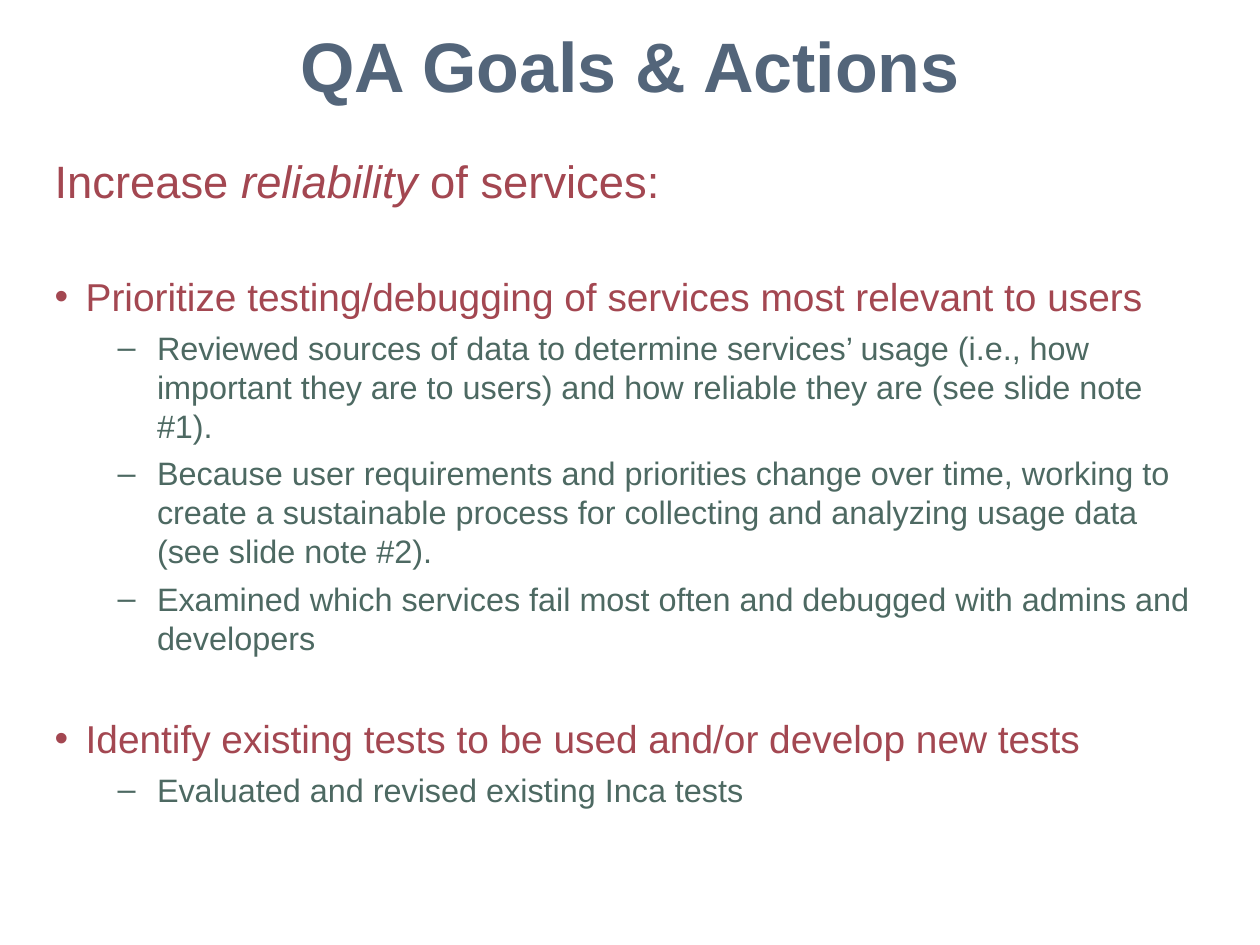
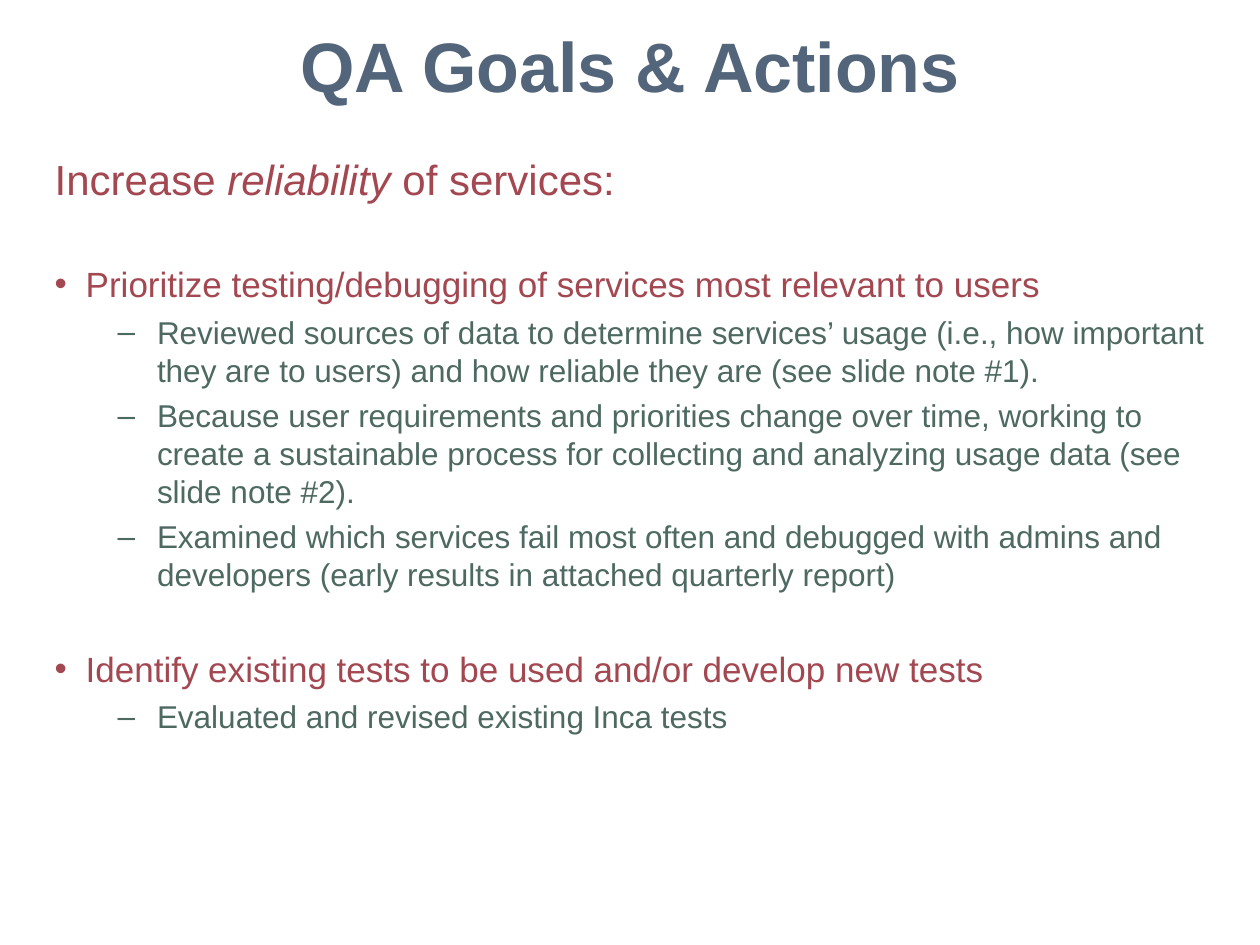
Before and after one commit to IncaProject/inca-xsede, a slide deck: slide 2 of xsede/mgmt/2010/Qa-wg-apr10.ppt (slide 3 before the commit). Drawn at 1260x945 pixels with LibreOffice and Linux fonts; fonts in the diff are those of the drawing; background and template pictures are left out. Boxes give left, top, right and bottom in pixels: in the first picture for what was removed or moved away, otherwise in the second. Text is boxed around its words. In the diff, an @@ line names an element or a change of style, - is before the commit and + after.

Commit message:
Expanded slide 1 and switched slides 2 and 3.  Made more sense to me to talk about first improving reliability and then improving availablity.  I think we should attach our quarterly report too -- I think he should be able to say what types of quality improvements we've made and I think that's well described in the report.  Let me know what you think.

```diff
--- a/xsede/mgmt/2010/Qa-wg-apr10.ppt
+++ b/xsede/mgmt/2010/Qa-wg-apr10.ppt
@@ text at [55,164,1204,734]: size 25.9 to 24 pt in "Increase reliability of services:"; size 22.2 to 20 pt in "Prioritize testing/debugging of services most relevant to ...", "Identify existing tests to be used and/or ..."; size 18.5 to 18 pt in "Reviewed sources of data to determine services’ ...", "Because user requirements and priorities change over ...", "Evaluated and revised existing Inca tests"; less space between paragraphs @@
@@ text at [157,525,1162,592]: text changed; size 18.5 to 18 pt @@
-  – Examined which services fail most often and debugged with admins and developers
+  – Examined which services fail most often and debugged with admins and developers (early results in attached quarterly report)
```
Also in this commit, not shown: 1 other slide changed.
